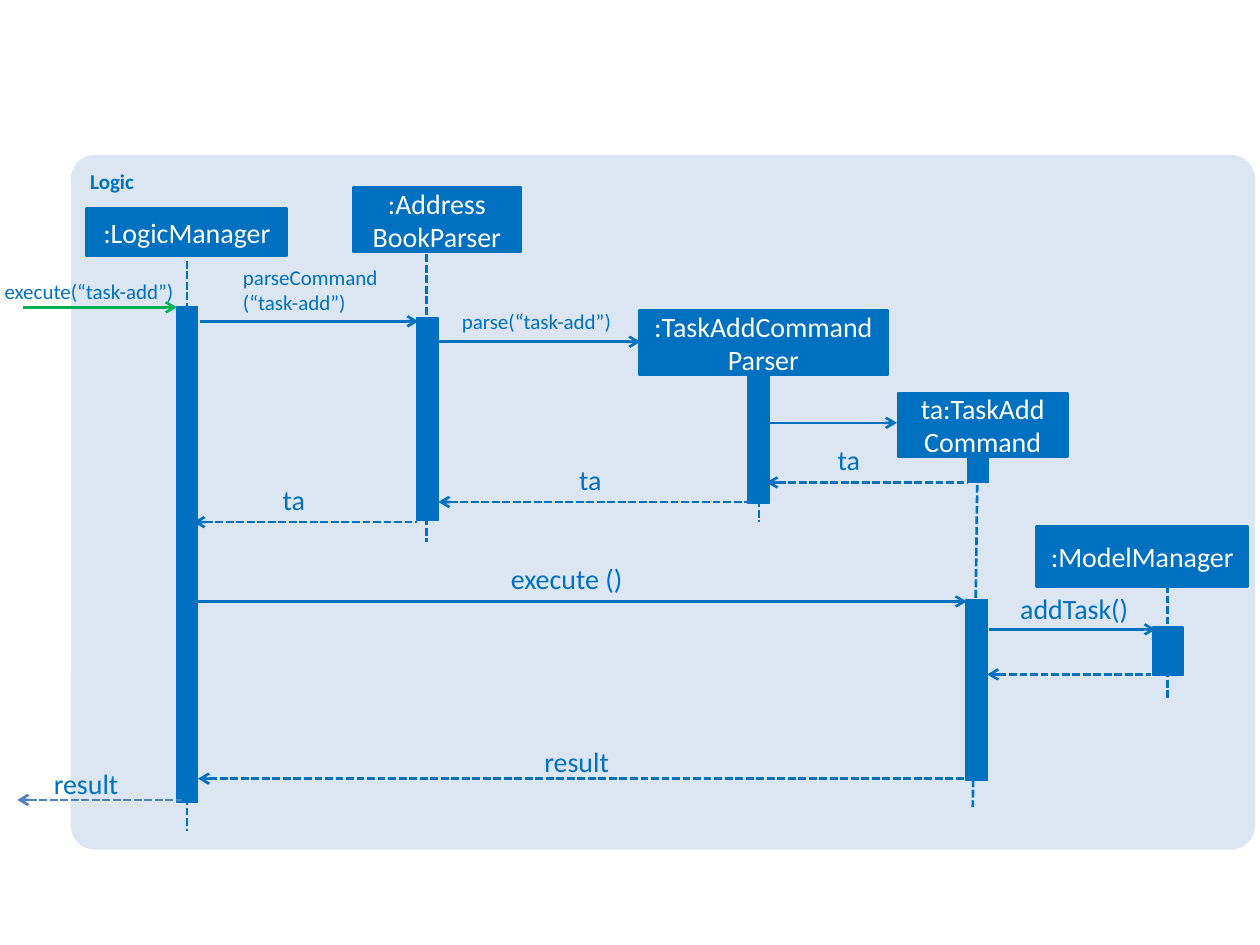
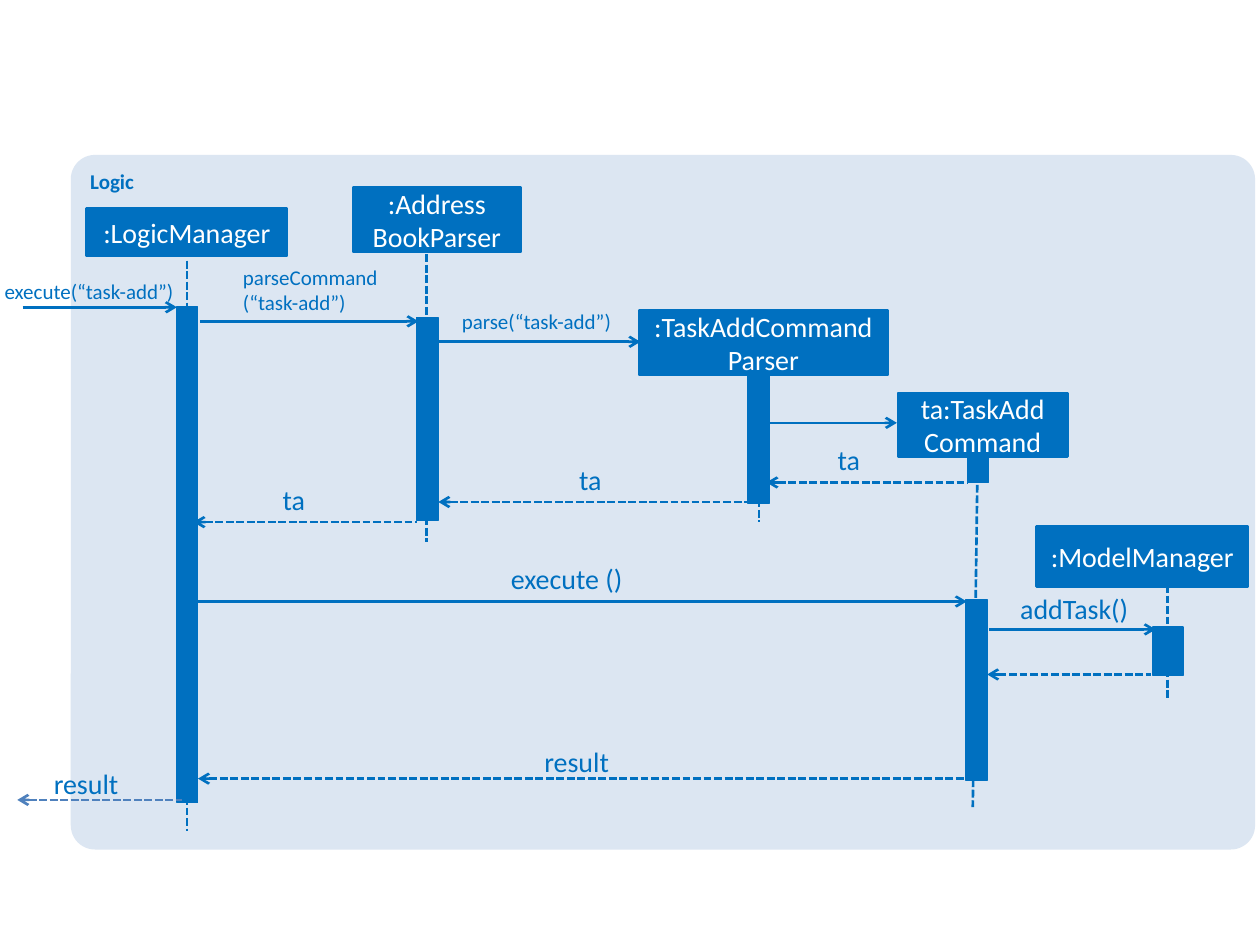
Before and after one commit to x3tsunayh/main, a slide deck: slide 1 of docs/diagrams/TaskAddSequenceDiagram.pptx. Drawn at 1260x945 pixels with LibreOffice and Linux fonts; fonts in the diff are those of the drawing. Boxes give left, top, right and bottom in pixels: in the first picture for what was removed or moved away, otherwise in the second. Text is boxed around its words. In the diff, an @@ line names an element or a change of style, - is before the commit and + after.

```diff
--- a/docs/diagrams/TaskAddSequenceDiagram.pptx
+++ b/docs/diagrams/TaskAddSequenceDiagram.pptx
@@ arrow (23, 307) - (176, 307): stroke #00B050 1.5 pt to #0070C0 1.5 pt @@
```
Also in this commit, not shown: 14 other files.
